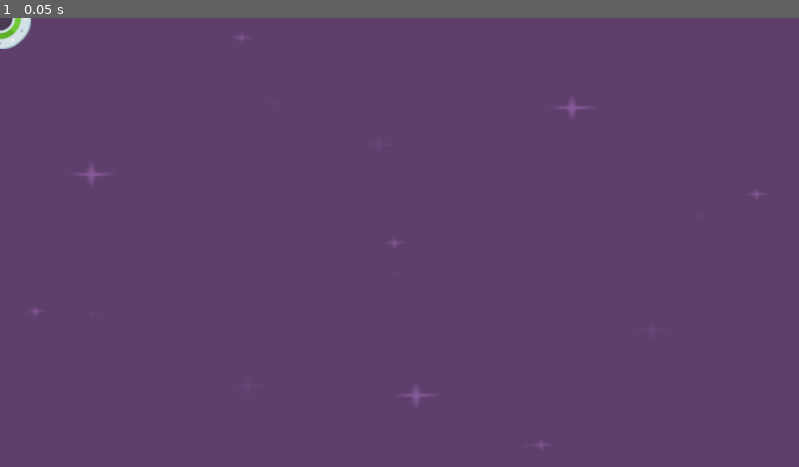
Above: before the commit, frame 1.
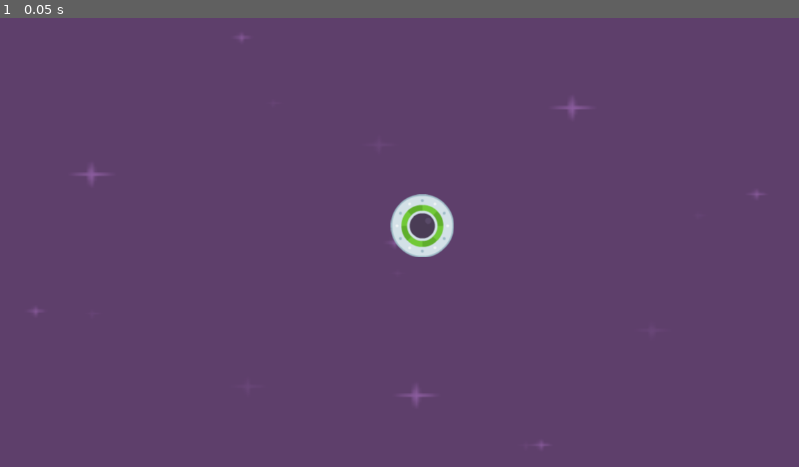
Above: after the commit, the same moment.

Repository: manuyeldev/SpeedySaucer
Game: Godot game, scene res://level_1.tscn
Same seed, same stepped clock (60 frames per second), same inputs: the game is played once before the commit and once after it.
Inputs:
- Up to frame 1 (0.05 s): no input

The runs differ from the first frame. In frame 1, 1.0% of the frame differs, in the area x 0-57%, y 0-54%.

Commit message:
15. Draw Order & Z Index

Diff:
--- a/level_1.tscn
+++ b/level_1.tscn
@@ -11,4 +11,5 @@
 texture = ExtResource("1_kd63o")
 
 [node name="ParentPlayer" parent="." instance=ExtResource("2_tmir2")]
+position = Vector2(609, 300)
 gravity_scale = 0.0
